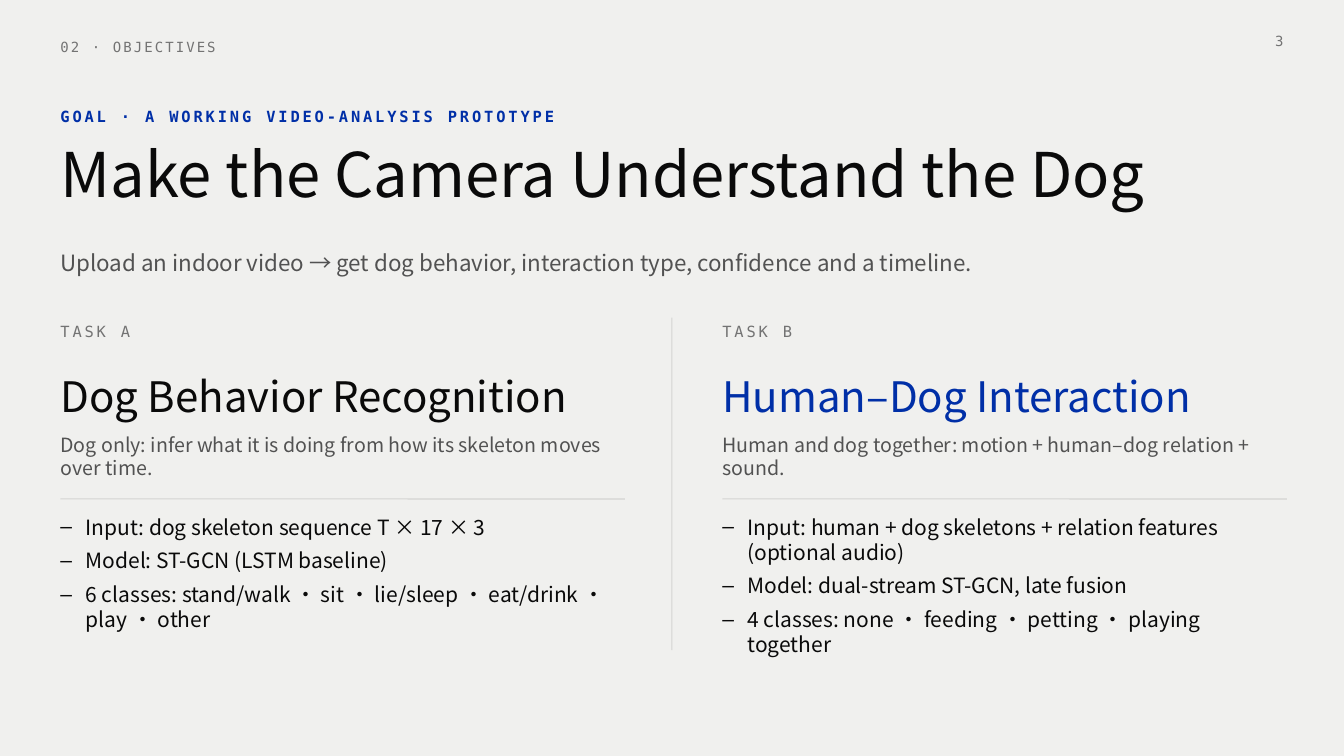
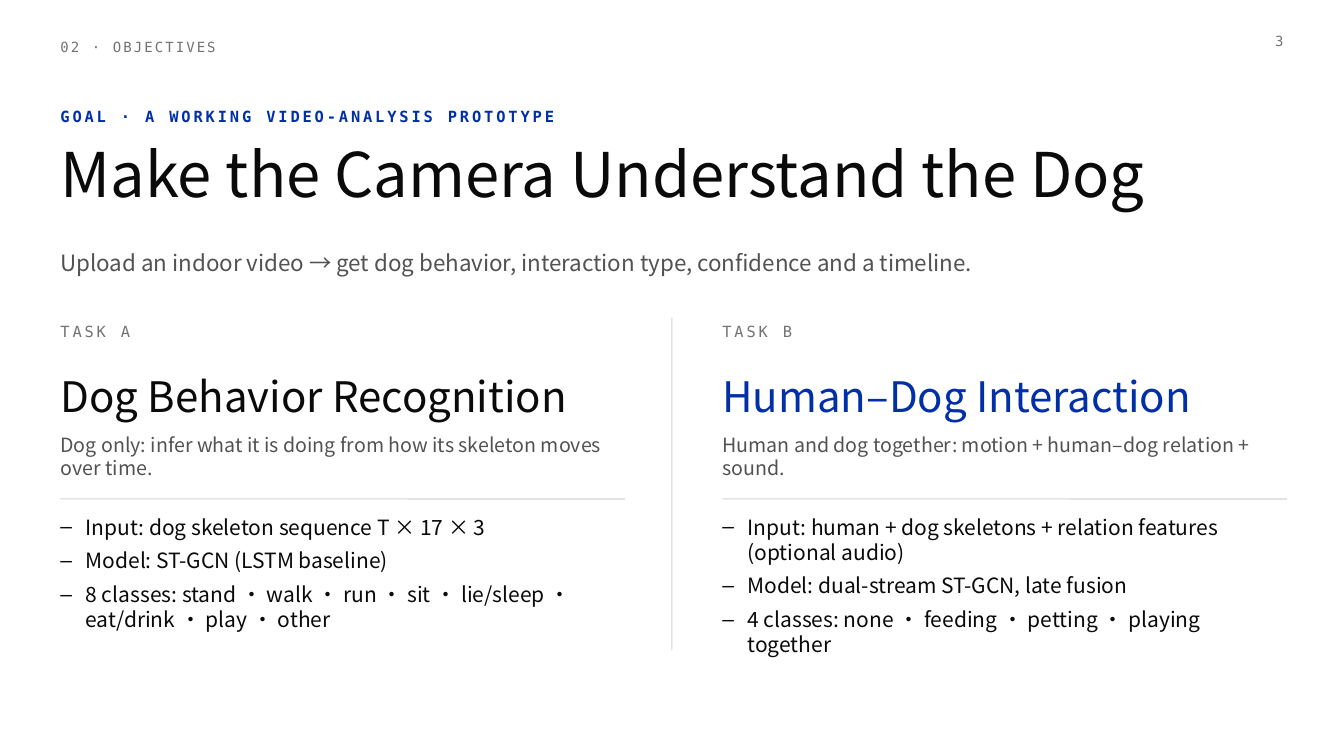
Before and after one commit to ZHAO-1221/PRS, a slide deck: slide 3 of presentation/Group 28.pptx. Drawn at 1344x756 pixels with LibreOffice and Linux fonts; fonts in the diff are those of the drawing. Boxes give left, top, right and bottom in pixels: in the first picture for what was removed or moved away, otherwise in the second. Text is boxed around its words. In the diff, an @@ line names an element or a change of style, - is before the commit and + after.

```diff
--- a/presentation/Group 28.pptx
+++ b/presentation/Group 28.pptx
@@ background #F0F0EE to #FFFFFF @@
@@ text at [86, 585, 545, 632]: text changed @@
-– 6 classes: stand/walk · sit · lie/sleep · eat/drink · play · other
+– 8 classes: stand · walk · run · sit · lie/sleep · eat/drink · play · other
```
Also in this commit, not shown: 9 other slides changed, 1 other file.
